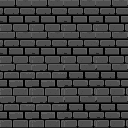
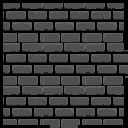
Comparing the layer stacks of the two 128px x 128px images. Changes:
added layer "V2" above "H1" over (50, 96, 78, 128)
added layer "H2" above "Wall" over (92, 50, 128, 78)
showed "Wall", painted on it over (0, 0, 128, 128)
removed layer "Default.png" over (0, 0, 128, 128)
added layer "Background" over (0, 0, 128, 128)
